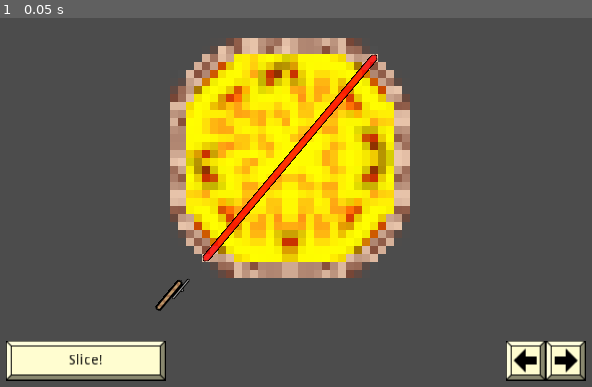
Above: before the commit, frame 1.
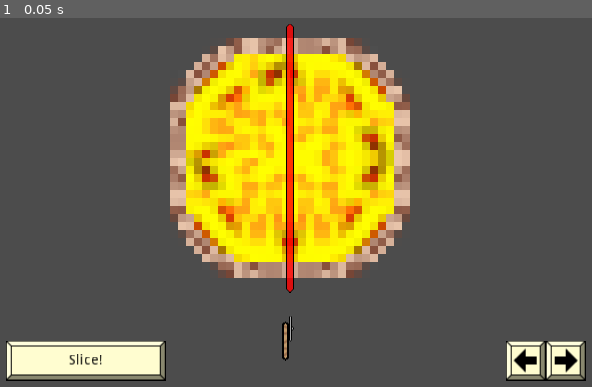
Above: after the commit, the same moment.

Repository: swashdev/minigame-madness
Game: Godot game, scene res://mini/za/scenes/za_minigame.tscn
Same seed, same stepped clock (60 frames per second), same inputs: the game is played once before the commit and once after it. This scene is started directly instead of the project's main scene.
Inputs:
- Up to frame 1 (0.05 s): no input

The runs differ from the first frame. In frame 1, 2.2% of the frame differs, in the area x 26-64%, y 1-93%.

Commit message:
[ZA] remove randomization of start position.
Randomizing the position of the slicer was simultaneously not
substantial enough to be interesting but also potentially substantial
enough to make the game impossible to complete.  The slicer will now
always start in position to make the first slice.

Diff:
--- a/mini/za/scripts/za_minigame.gd
+++ b/mini/za/scripts/za_minigame.gd
@@ -10,11 +10,6 @@
 
 # Used to store the number of successful slices.
 var _slices: int = 0
-
-
-# When the minigame is ready, randomize the start point of the slicer.
-func _ready():
-	$Slicer.rotation_degrees = rand_range( 45.0, 0.0 )
 
 
 # The mainloop for the minigame.
